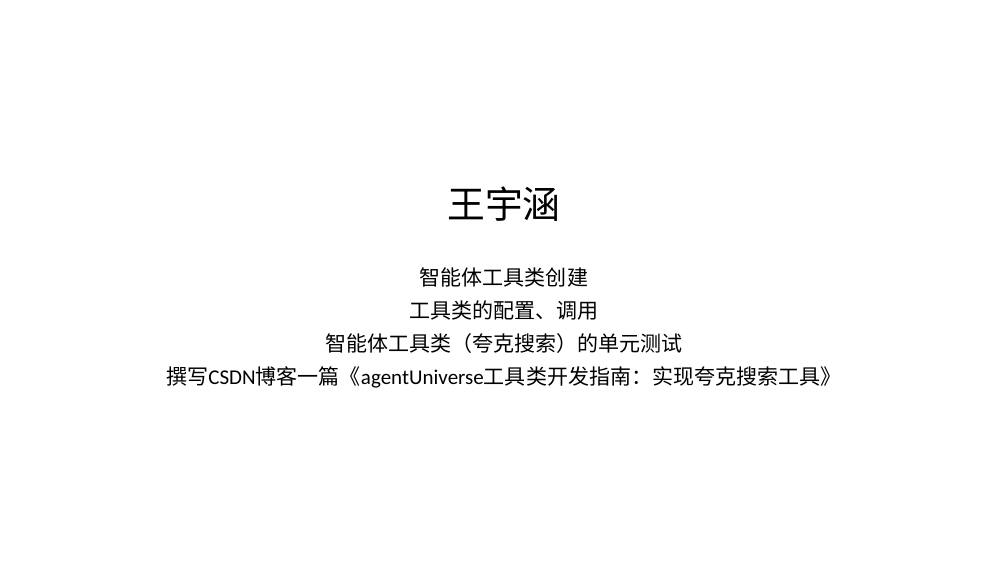
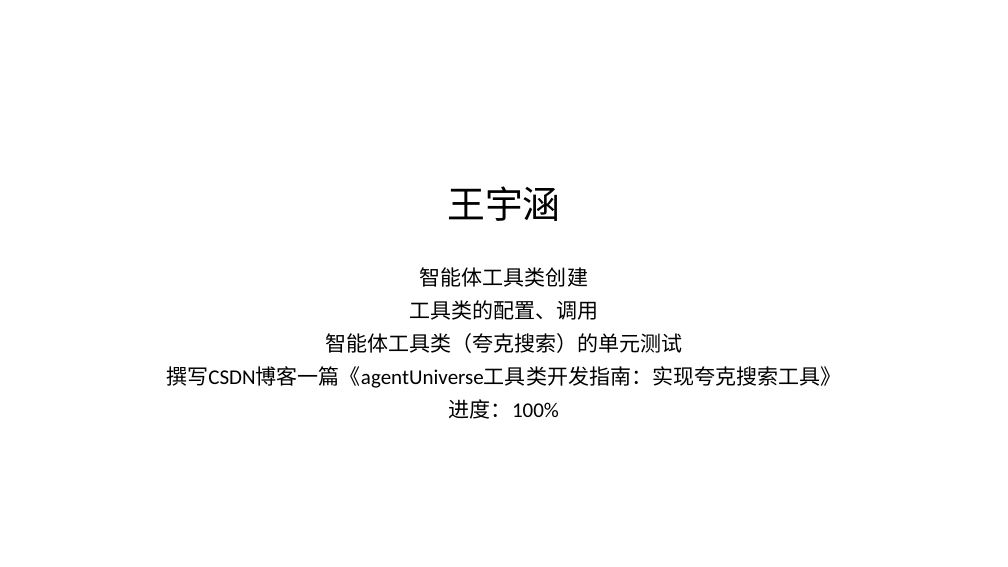
Before and after one commit to C32-SoundTech/SoundTech, a slide deck: slide 1 of docs/GloriousEpiphany/20251023-汇报/1023个人汇报.pptx. Drawn at 1008x567 pixels with LibreOffice and Linux fonts; fonts in the diff are those of the drawing. Boxes give left, top, right and bottom in pixels: in the first picture for what was removed or moved away, otherwise in the second. Text is boxed around its words. In the diff, an @@ line names an element or a change of style, - is before the commit and + after.

Commit message:
docs: 更新20251023和20251113的汇报PPT文件

```diff
--- a/docs/GloriousEpiphany/20251023-汇报/1023个人汇报.pptx
+++ b/docs/GloriousEpiphany/20251023-汇报/1023个人汇报.pptx
@@ subtitle at (449,399,559,419): paragraph added @@
+进度：100%
```
